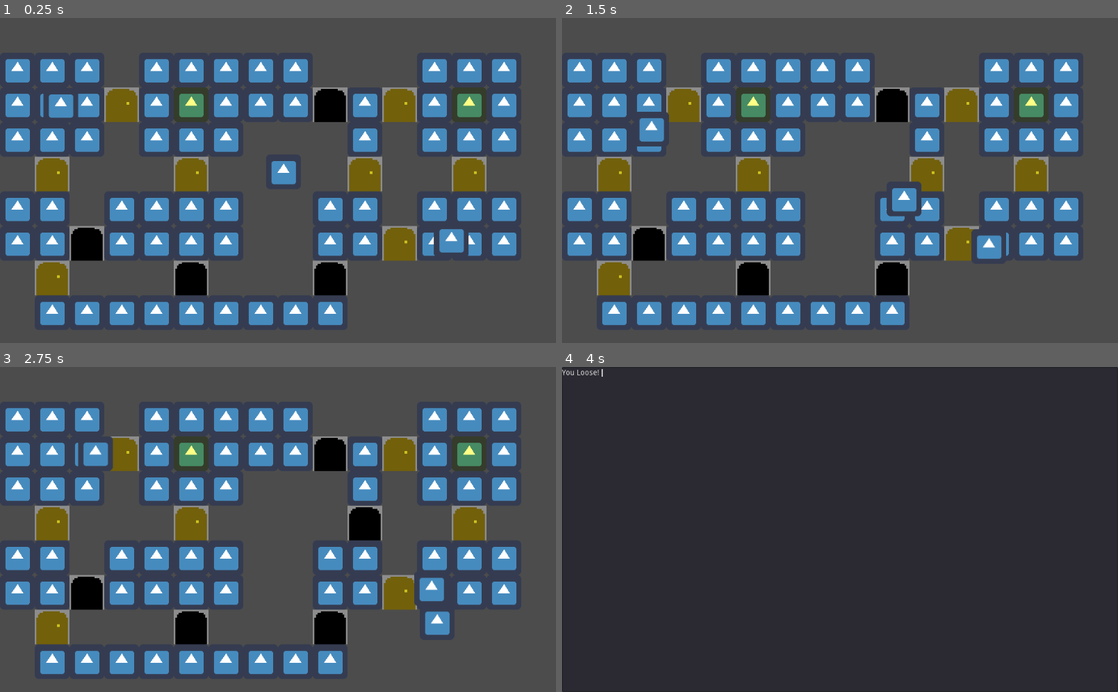
Above: before the commit, frames 1-4 (two rows, left to right).
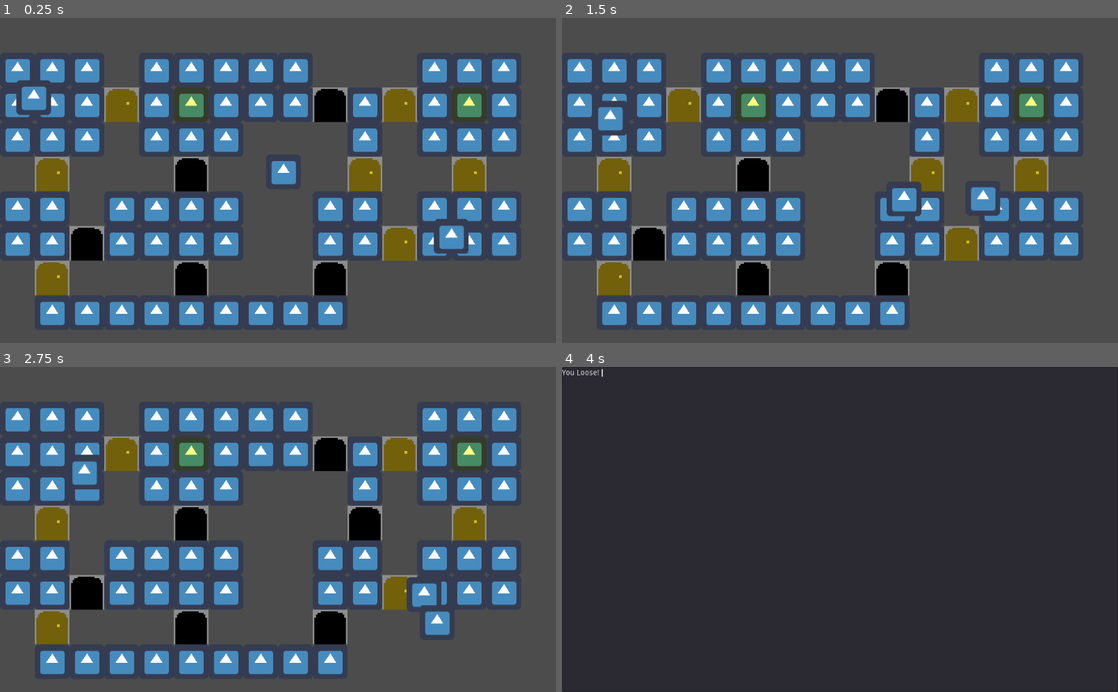
Above: after the commit, the same moments.

Repository: Omivel/LudemDare46
Game: Godot game, scene res://Levels/TestLevel.tscn
The game is run twice, just before and just after one commit, with the same random seed, the same clock (stepped at 60 frames per second) and the same inputs. The engine's default icon, where the game draws it, is replaced by a stand-in: a white triangle on a blue panel in a dark square.
Inputs (mouse positions are in pixels of both pictures, inside the frame that each line leads up to):
- Up to frame 1 (0.25 s): no input
- Up to frame 2 (1.5 s): move the mouse to (962, 164) at 0.52 s; press the mouse at (962, 164) at 0.53 s; hold Right (ui_right) 0.53-1.28 s; tap Space (ui_select) at 0.77 s; move the mouse to (728, 196) at 1.27 s; release the mouse at (728, 196) at 1.28 s; hold Down (ui_down) from 1.28 s (still down); click (728, 196) at 1.35 s
- Up to frame 3 (2.75 s): tap Space (ui_select) at 1.52 s; move the mouse to (333, 458) at 2.02 s; release Down (ui_down) at 2.03 s; press the mouse at (333, 458) at 2.03 s; hold Right (ui_right) from 2.03 s (still down)
- Up to frame 4 (4 s): move the mouse to (812, 594) at 2.77 s; release Right (ui_right) at 2.78 s; release the mouse at (812, 594) at 2.78 s; hold Up (ui_up) 2.78-3.53 s; click (812, 594) at 2.85 s; tap Space (ui_select) at 3.02, 3.77 s; tap Enter at 3.5 s; move the mouse to (1006, 578) at 3.52 s; press the mouse at (1006, 578) at 3.53 s; hold Left (ui_left) from 3.53 s (still down)

The runs differ from the first frame. In frame 1, 1.4% of the frame differs, in the area x 2-85%, y 19-74%; in frame 2, 2.1%, in the area x 6-80%, y 25-75%; in frame 3, 1.8%; in frame 4, nothing differs.

Commit message:
fixed soundtrack not muting on failstate

Diff:
--- a/game/Levels/TestLevel.tscn
+++ b/game/Levels/TestLevel.tscn
@@ -1,6 +1,4 @@
-
 [gd_scene load_steps=15 format=2]
-
 
 [ext_resource path="res://Scenes/TestTileset/TestTileset.tscn" type="PackedScene" id=1]
 [ext_resource path="res://Levels/TestLevel.gd" type="Script" id=2]
@@ -8,24 +6,23 @@
 [ext_resource path="res://Scenes/Player/Player.tscn" type="PackedScene" id=4]
 [ext_resource path="res://Scenes/Trigger/Trigger.tscn" type="PackedScene" id=5]
 [ext_resource path="res://Scenes/Cage/Cage.tscn" type="PackedScene" id=6]
-
-[ext_resource path="res://Scenes/Music/music_control.tscn" type="PackedScene" id=7]
-[ext_resource path="res://Scenes/TestTileset/floor32.png" type="Texture" id=8]
-[ext_resource path="res://Scenes/TestTileset/DoorClosed.png" type="Texture" id=9]
-[ext_resource path="res://icon.png" type="Texture" id=10]
-[ext_resource path="res://Scenes/TestTileset/Door.png" type="Texture" id=11]
+[ext_resource path="res://Scenes/TestTileset/DoorClosed.png" type="Texture" id=7]
+[ext_resource path="res://Scenes/TestTileset/Door.png" type="Texture" id=8]
+[ext_resource path="res://icon.png" type="Texture" id=9]
+[ext_resource path="res://Scenes/TestTileset/floor32.png" type="Texture" id=10]
+[ext_resource path="res://Scenes/Music/music_control.tscn" type="PackedScene" id=21]
 
 [sub_resource type="ConvexPolygonShape2D" id=1]
 points = PoolVector2Array( 64, 64, 0, 64, 0, 0, 64, 0 )
 
-[sub_resource type="NavigationPolygon" id=3]
+[sub_resource type="NavigationPolygon" id=2]
 vertices = PoolVector2Array( 32, 32, 0, 32, 0, 0, 32, 0 )
 polygons = [ PoolIntArray( 0, 1, 2, 3 ) ]
 
-[sub_resource type="TileSet" id=4]
+[sub_resource type="TileSet" id=3]
 resource_local_to_scene = true
 0/name = "icon.png 0"
-0/texture = ExtResource( 10 )
+0/texture = ExtResource( 9 )
 0/tex_offset = Vector2( 0, 0 )
 0/modulate = Color( 1, 1, 1, 1 )
 0/region = Rect2( 0, 0, 64, 64 )
@@ -89,11 +86,10 @@
 3/shapes = [  ]
 3/z_index = 0
 
-
 [node name="TestLevel" type="Node2D"]
 script = ExtResource( 2 )
 
-[node name="music_control" parent="." instance=ExtResource( 7 )]
+[node name="music_control" parent="." instance=ExtResource( 21 )]
 
 [node name="Trigger" parent="." instance=ExtResource( 5 )]
 position = Vector2( 96, 481 )
@@ -144,12 +140,11 @@
 door = true
 
 [node name="TestTileMap" parent="." instance=ExtResource( 1 )]
-tile_set = SubResource( 4 )
-tile_data = PoolIntArray( 65536, 0, 0, 65537, 0, 0, 65538, 0 …(441 unchanged characters)…  0, 196622, 0, 0, 262145, 1, 0, 262149, 1, 0, 262154, 1, 0, 262157, 1, 0, 327680, …(497 unchanged characters)…
+tile_set = SubResource( 3 )
+tile_data = PoolIntArray( 65536, 0, 0, 65537, 0, 0, 65538, 0 …(441 unchanged characters)…  0, 196622, 0, 0, 262145, 1, 0, 262149, 2, 0, 262154, 1, 0, 262157, 1, 0, 327680, …(497 unchanged characters)…
 
 [node name="Monster" parent="." instance=ExtResource( 3 )]
-
-position = Vector2( 97, 162 )
+position = Vector2( 68.277, 140.903 )
 
 [node name="Monster2" parent="." instance=ExtResource( 3 )]
 position = Vector2( 840, 400 )
--- a/game/Scenes/LoseScreen/LoseScreen.gd
+++ b/game/Scenes/LoseScreen/LoseScreen.gd
@@ -2,3 +2,6 @@
 
 func _ready():
 	$music_control.failstate()
+
+func _process(delta):
+	$music_control.main_stop()
--- a/game/Scenes/Music/main_drone_fix.gd
+++ b/game/Scenes/Music/main_drone_fix.gd
@@ -5,9 +5,10 @@
 
 
 func _ready():
+	print("ready")
 	$Timer.connect("timeout", self, "fade_in")
 	$Timer.start(0.003)
-	set_volume_db(-40)
+	set_volume_db(0)
 	vcf_main.set_cutoff(0)
 	vcf_main.set_resonance(0.97)
 	play()
--- a/game/Scenes/Music/music_control.gd
+++ b/game/Scenes/Music/music_control.gd
@@ -31,7 +31,9 @@
 	if !$fail_sound.is_playing():
 		$fail_sound.play()
 		$monster_music.stop()
-		$main_drone.stop()
+
+func main_stop():
+	$main_drone.stop()
 
 func bloop():
 	if !$ping.is_playing():
--- a/game/Scenes/Music/music_control.tscn
+++ b/game/Scenes/Music/music_control.tscn
@@ -25,6 +25,7 @@
 
 [node name="main_drone" type="AudioStreamPlayer" parent="."]
 stream = ExtResource( 2 )
+bus = "main drone"
 script = ExtResource( 1 )
 
 [node name="Timer" type="Timer" parent="main_drone"]
Not shown: 3 places in game/Levels/TestLevel.tscn that only renumber resources
